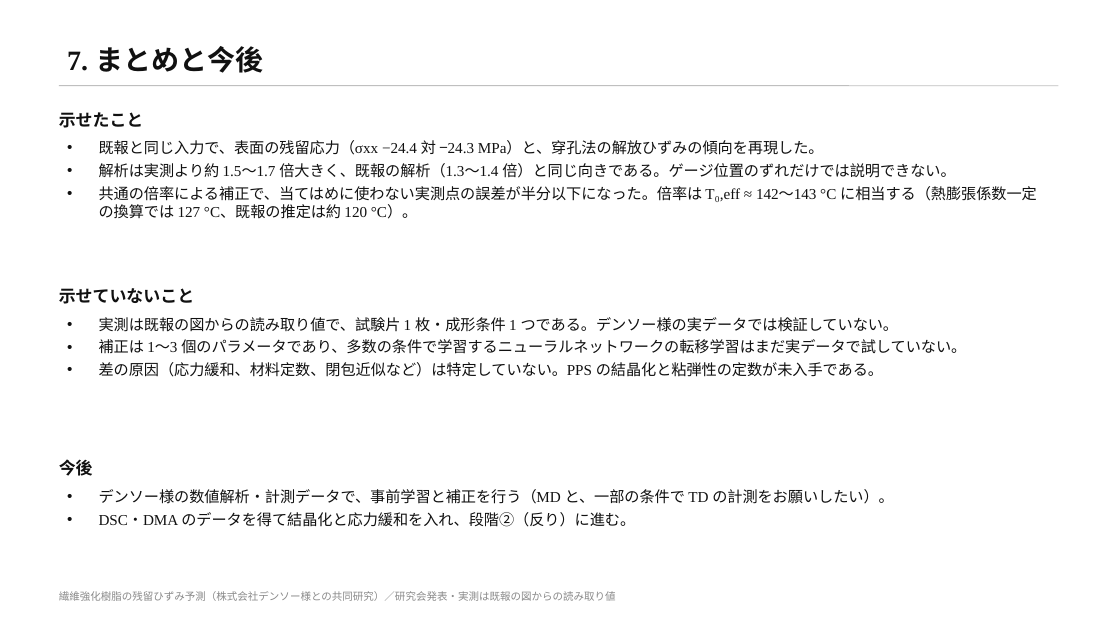
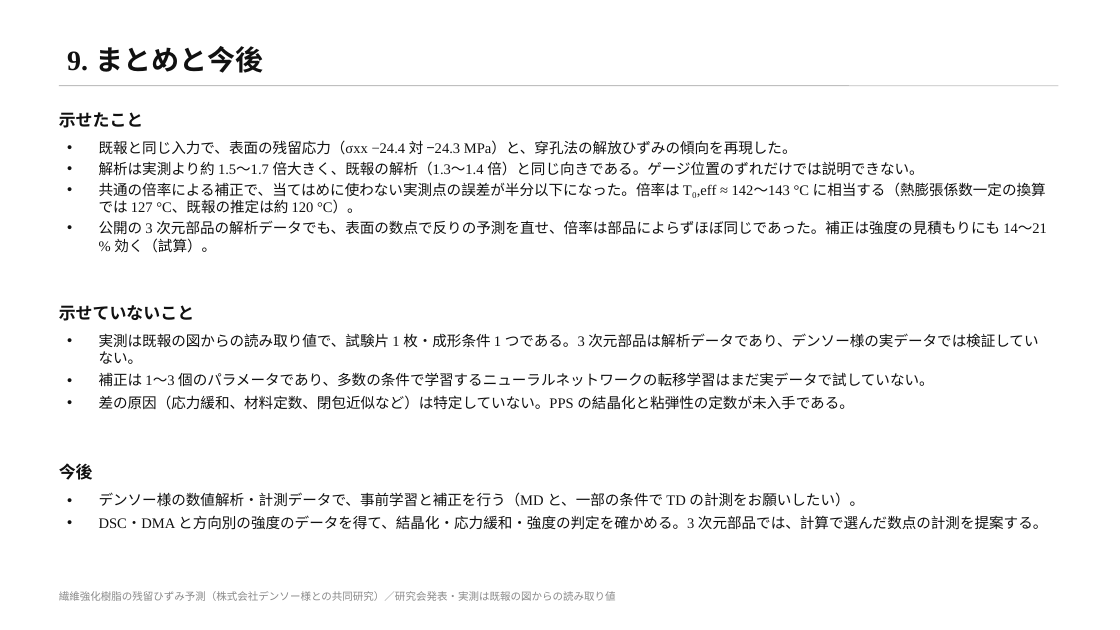
Before and after one commit to keisuke58/wccm2026-cfrp-gnn, a slide deck: slide 12 of slides/denso_kenkyukai.pptx (slide 10 before the commit). Drawn at 1120x630 pixels with LibreOffice and Linux fonts; fonts in the diff are those of the drawing. Boxes give left, top, right and bottom in pixels: in the first picture for what was removed or moved away, otherwise in the second. Text is boxed around its words. In the diff, an @@ line names an element or a change of style, - is before the commit and + after.

```diff
--- a/slides/denso_kenkyukai.pptx
+++ b/slides/denso_kenkyukai.pptx
@@ title at [67,46,263,73]: text changed @@
-7. まとめと今後
+9. まとめと今後
@@ text at [99,140,1046,213]: size 13 to 12.5 pt in "既報と同じ入力で、表面の残留応力（σxx −24.4 対 −24.3 MPa）と、穿孔法の解放ひずみの傾向を再現した。", "解析は実測より約 1.5〜1.7 倍大きく、既報の解析（1.3〜1.4 倍）と同じ向きである。ゲージ位置のずれだけでは説 ...", "共通の倍率による補正で、当てはめに使わない実測点の誤差が半分以下になった。倍率は T₀,eff ≈ 142〜143 °C ..."; less space between paragraphs @@
@@ text at [99,220,1047,253]: paragraph added @@
+• 公開の 3 次元部品の解析データでも、表面の数点で反りの予測を直せ、倍率は部品によらずほぼ同じであった。補正は強度の見積もりにも 14〜21 % 効く（試算）。
@@ text "示せていないこと": place and size @@
-text "示せていないこと" at [59,288,194,304]
+text "示せていないこと" at [59,305,194,321]
@@ text "実測は既報の図からの読み取り値で、試験片 1 枚・成形条件 1 つである。3 ...": place and size @@
-text "実測は既報の図からの読み取り値で、試験片 1 枚・成形条件 1 つである。3 ..." at [99,317,966,377]
+text "実測は既報の図からの読み取り値で、試験片 1 枚・成形条件 1 つである。3 ..." at [99,333,1038,410]
@@ text at [99,333,1038,364]: text changed; size 13 to 12.5 pt @@
-• 実測は既報の図からの読み取り値で、試験片 1 枚・成形条件 1 つである。デンソー様の実データでは検証していない。
+• 実測は既報の図からの読み取り値で、試験片 1 枚・成形条件 1 つである。3 次元部品は解析データであり、デンソー様の実データでは検証していない。
@@ text at [99,372,934,410]: size 13 to 12.5 pt in "補正は 1〜3 個のパラメータであり、多数の条件で学習するニューラルネットワークの転移学習はまだ実データで試していない。", "差の原因（応力緩和、材料定数、閉包近似など）は特定していない。PPS の結晶化と粘弾性の定数が未入手である。" @@
@@ text "今後": place and size @@
-text "今後" at [59,459,93,476]
+text "今後" at [59,463,93,480]
@@ text at [99,492,864,507]: size 13 to 12.5 pt in "デンソー様の数値解析・計測データで、事前学習と補正を行う（MD と、一部の条件で TD の計測をお願いしたい）。" @@
@@ text at [99,515,1047,530]: text changed; size 13 to 12.5 pt @@
-• DSC・DMA のデータを得て結晶化と応力緩和を入れ、段階②（反り）に進む。
+• DSC・DMA と方向別の強度のデータを得て、結晶化・応力緩和・強度の判定を確かめる。3 次元部品では、計算で選んだ数点の計測を提案する。
```
Also in this commit, not shown: 1 other slide changed, 2 slides added, 5 other files.
